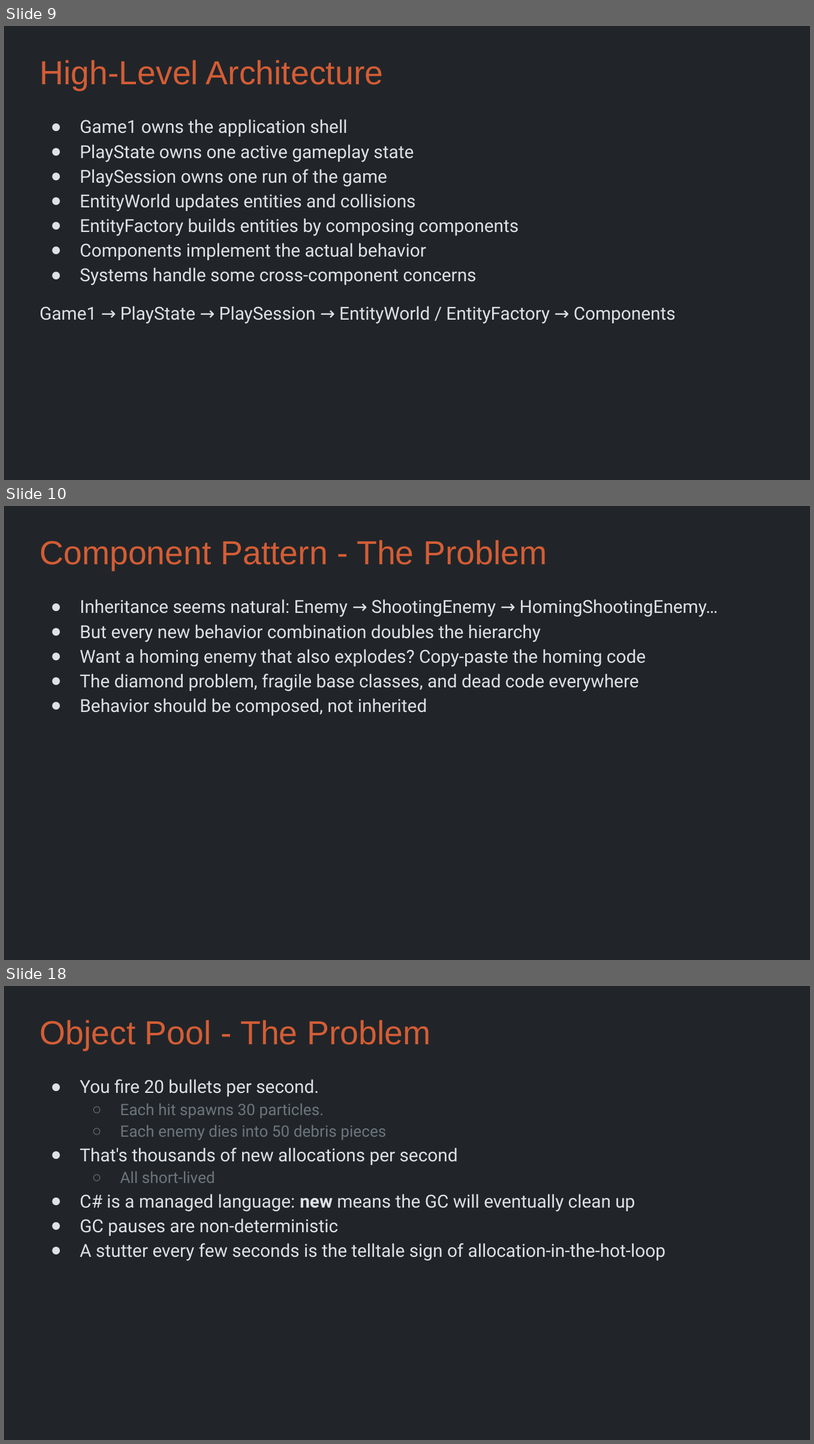
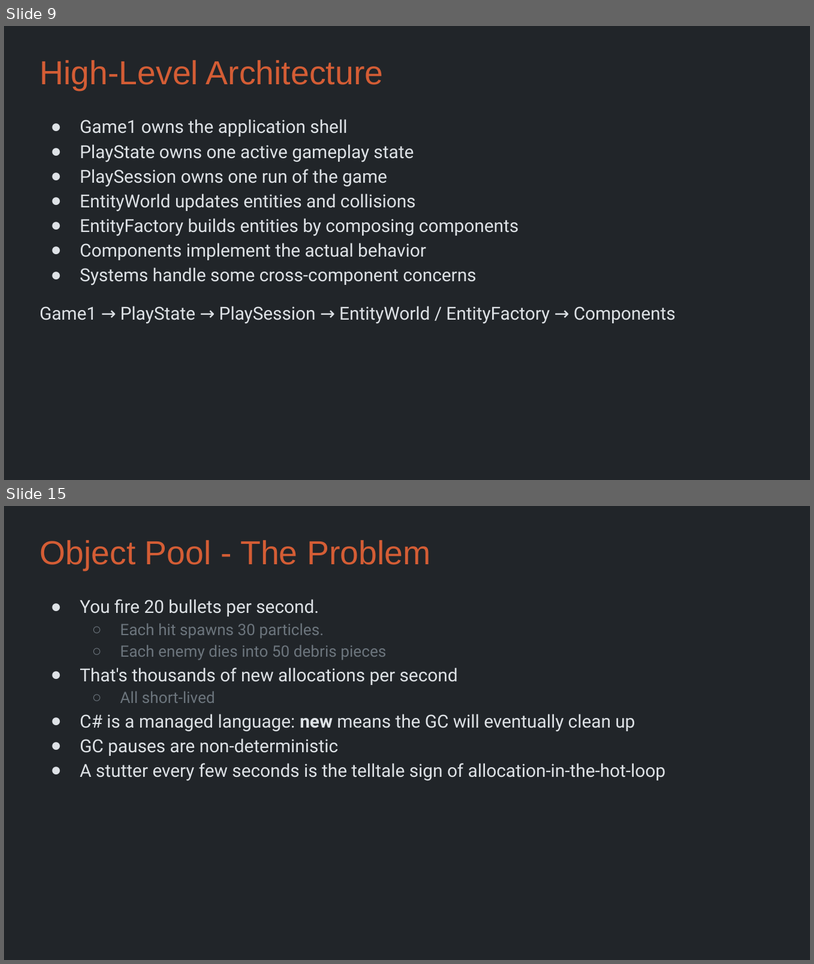
Before and after one commit to Metamate/gar, a slide deck: slides/11 Geometry Wars.pptx. Shown one above the other, each under a label of ours: slides 9, 10 and 18 before the commit, slides 9 and 15 after it; the slides between them are not shown. The pictures are 814x1444 and 814x964 pixels, drawn with LibreOffice and Linux fonts; fonts in the diff are those of the drawing. Boxes give left, top, right and bottom in pixels: in the first picture for what was removed or moved away, otherwise in the second. Text is boxed around its words. In the diff, an @@ line names an element or a change of style, - is before the commit and + after.

```diff
--- a/slides/11 Geometry Wars.pptx
+++ b/slides/11 Geometry Wars.pptx
@@ slide 10 removed at (4, 506, 810, 960), background #212529 @@
@@ title removed at (39, 540, 547, 570) @@
-Component Pattern - The Problem
@@ text removed at (80, 599, 719, 715) @@
-● Inheritance seems natural: Enemy → ShootingEnemy → HomingShootingEnemy…
-● But every new behavior combination doubles the hierarchy
-● Want a homing enemy that also explodes? Copy-paste the homing code
-● The diamond problem, fragile base classes, and dead code everywhere
-● Behavior should be composed, not inherited
@@ what was slide 18 is now slide 15 @@
```
Also in this commit, not shown: 6 slides changed, 4 slides added, 8 other slides removed, 3 other files.
